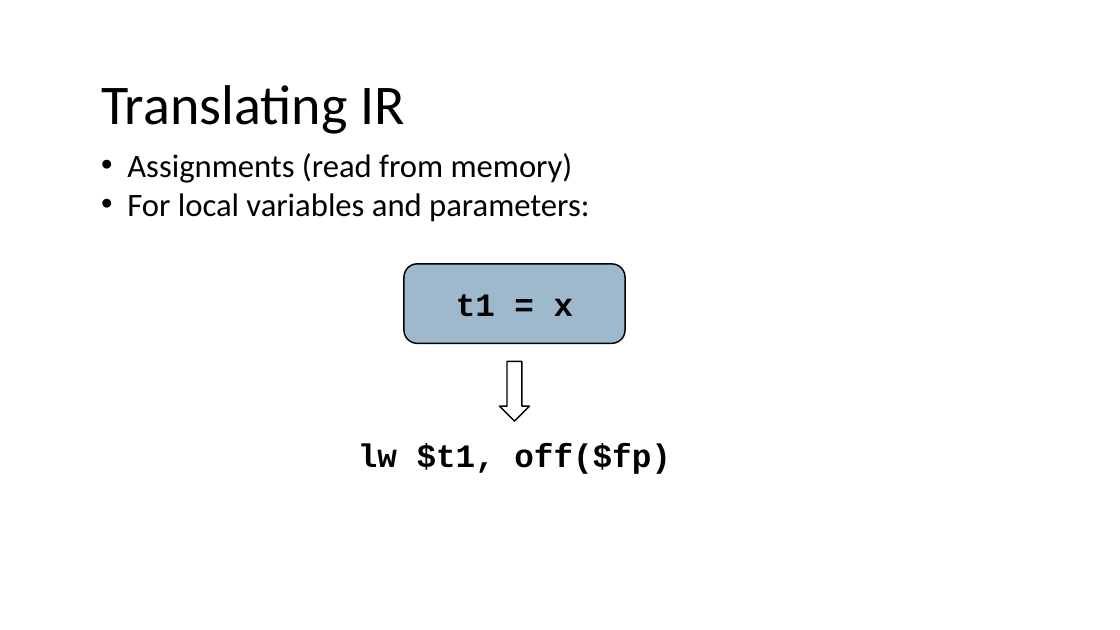
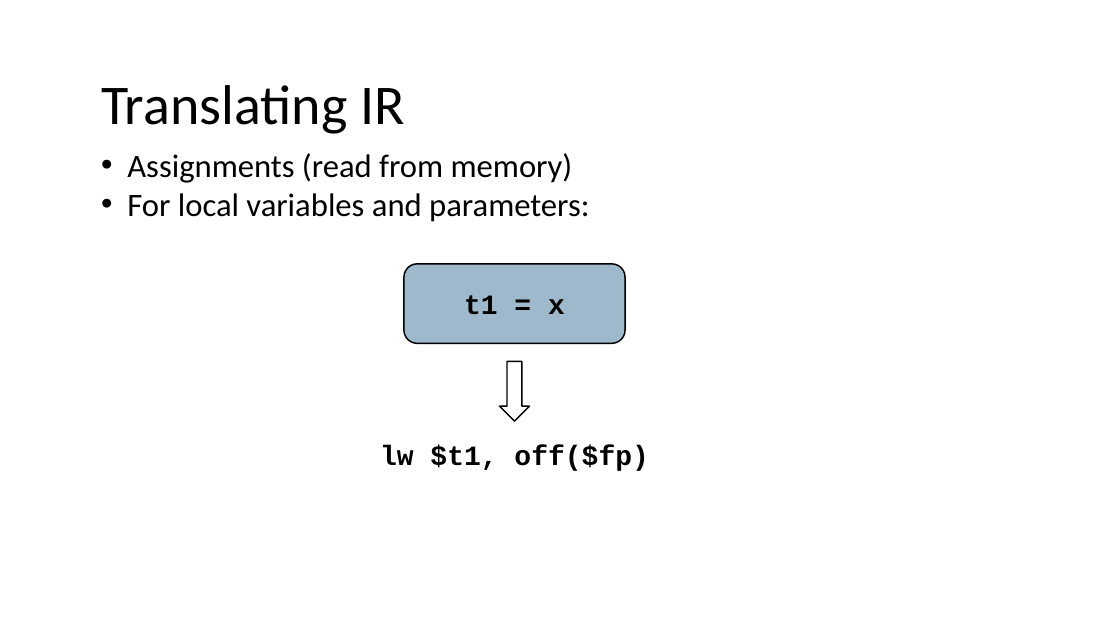
Before and after one commit to nivshani/compilation, a slide deck: slide 43 of slides/codegen.pptx. Drawn at 1120x630 pixels with LibreOffice and Linux fonts; fonts in the diff are those of the drawing. Boxes give left, top, right and bottom in pixels: in the first picture for what was removed or moved away, otherwise in the second. Text is boxed around its words. In the diff, an @@ line names an element or a change of style, - is before the commit and + after.

```diff
--- a/slides/codegen.pptx
+++ b/slides/codegen.pptx
@@ rounded rectangle "t1 = x" at [404, 264, 625, 344]: size 28 to 24 pt @@
@@ text "lw $t1, off($fp)" at [380, 445, 648, 471]: size 28 to 24 pt @@
```
Also in this commit, not shown: 21 other slides changed, 1 other file.
